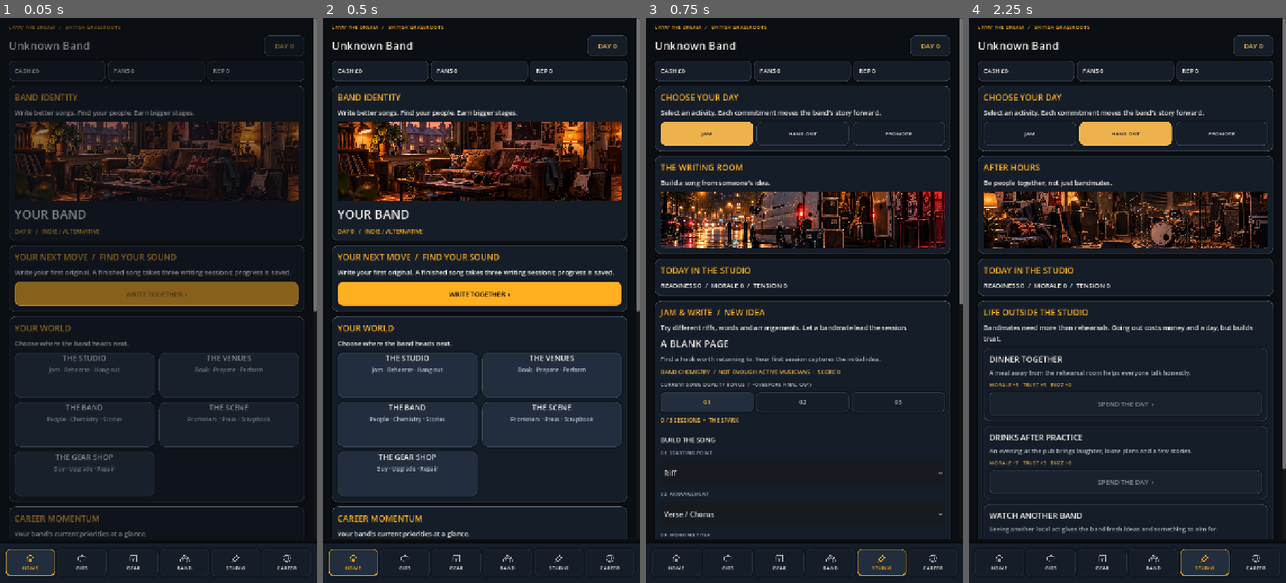
Above: before the commit, frames 1-4 (left to right).
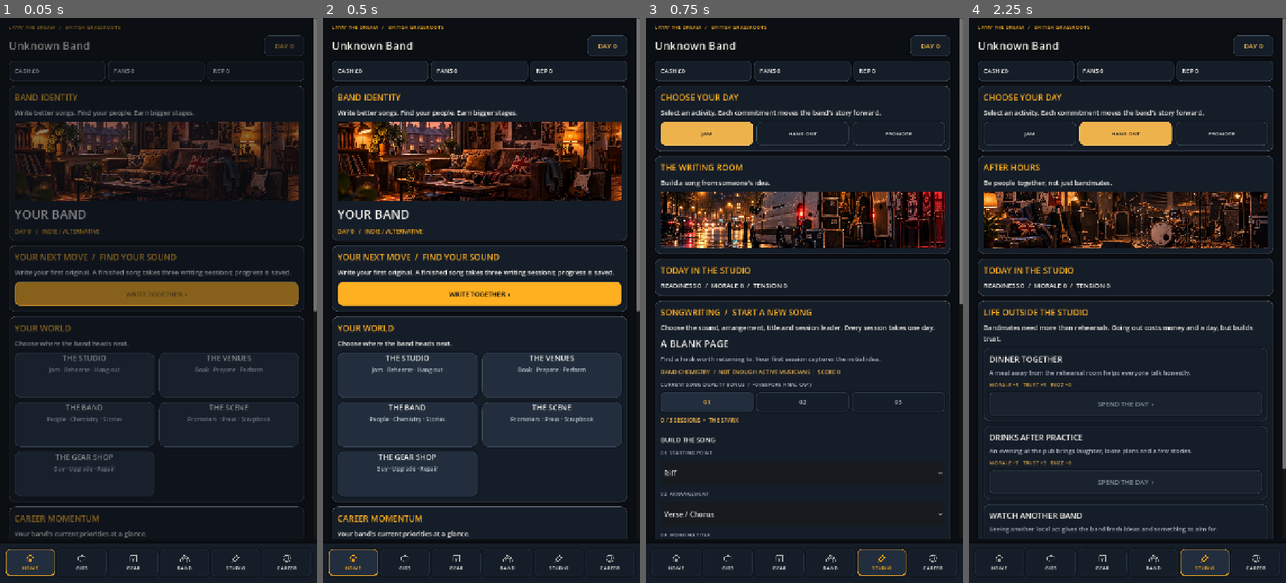
Above: after the commit, the same moments.

Repository: alimuir654-rgb/BandMaster
Game: Godot game, scene res://Scenes/CareerHub.tscn
Same seed, same stepped clock (60 frames per second), same inputs: the game is played once before the commit and once after it. This scene is started directly instead of the project's main scene.
Inputs:
- Up to frame 1 (0.05 s): no input
- Up to frame 2 (0.5 s): no input
- Up to frame 3 (0.75 s): click "WRITE TOGETHER ›" at 0.5 s
- Up to frame 4 (2.25 s): click "JAM" at 1.25 s; click "HANG OUT" at 2 s

Frames 1-2 are identical in both runs. In frame 3, 0.9% of the frame differs, in the area x 4-92%, y 51-56%; in frame 4, nothing differs.

Commit message:
Elevate songwriting commitment above retrospective notes and clarify creative action

Diff:
--- a/Scripts/career_hub.gd
+++ b/Scripts/career_hub.gd
@@ -908,7 +908,7 @@
    _action(snapshot,"SHOW DAY  /  HEAD TO THE GIG",func() -> void: _switch("GIGS"),true)
  if action_view == "JAM":
   var draft: Dictionary = _extra().get("current_song_draft",{})
-  var workshop := _card("JAM & WRITE  /  "+("NEW IDEA" if draft.is_empty() else "WORK IN PROGRESS"),"Try different riffs, words and arrangements. Let a bandmate lead the session.")
+  var workshop := _card("SONGWRITING  /  "+("START A NEW SONG" if draft.is_empty() else "DEVELOP YOUR SONG"),"Choose the sound, arrangement, title and session leader. Every session takes one day.")
   var studio: Dictionary = SongStudio.view(_state())
   var studio_title := _label(workshop,str(studio["headline"]),22,UI.WHITE)
   studio_title.add_theme_font_size_override("font_size",22)
@@ -984,6 +984,13 @@
    selector_control.item_selected.connect(func(_index: int) -> void: refresh_preview.call())
   if ideas.item_count > 0 and forms.item_count > 0 and titles.item_count > 0:
    refresh_preview.call()
+  var jam := UI.themed_button("COMMIT TO THIS SONG  /  1 DAY",_genre_id(),true)
+  jam.custom_minimum_size.y = 54
+  jam.disabled = indices.is_empty() or ideas.item_count == 0 or forms.item_count == 0 or titles.item_count == 0
+  workshop.add_child(jam)
+  jam.pressed.connect(func() -> void:
+   _finish(Practice.compose(_state(),ideas.get_item_text(ideas.selected),forms.get_item_text(forms.selected),titles.get_item_text(titles.selected),indices[leads.selected]))
+  )
   if not draft.is_empty():
    var past: Array = studio.get("history",[])
    if not past.is_empty():
@@ -991,13 +998,6 @@
     for session in past:
      if session is Dictionary:
       _label(sessions_card,"DAY %d  ·  %s / %s  ·  %s" % [int(session.get("day",1)),str(session.get("idea","")),str(session.get("form","")),str(session.get("leader",""))],12,UI.MUTED)
-  var jam := UI.button("JAM ON THIS SONG  ·  1 DAY",true)
-  jam.custom_minimum_size.y = 54
-  jam.disabled = indices.is_empty() or ideas.item_count == 0 or forms.item_count == 0 or titles.item_count == 0
-  workshop.add_child(jam)
-  jam.pressed.connect(func() -> void:
-   _finish(Practice.compose(_state(),ideas.get_item_text(ideas.selected),forms.get_item_text(forms.selected),titles.get_item_text(titles.selected),indices[leads.selected]))
-  )
   var drills := _card("REHEARSAL SESSIONS","Choose the pressure level. Technical discipline and band chemistry compete for time.")
   for option in Experience.practice_options(_state()):
    var focus_id := str(option["id"])
